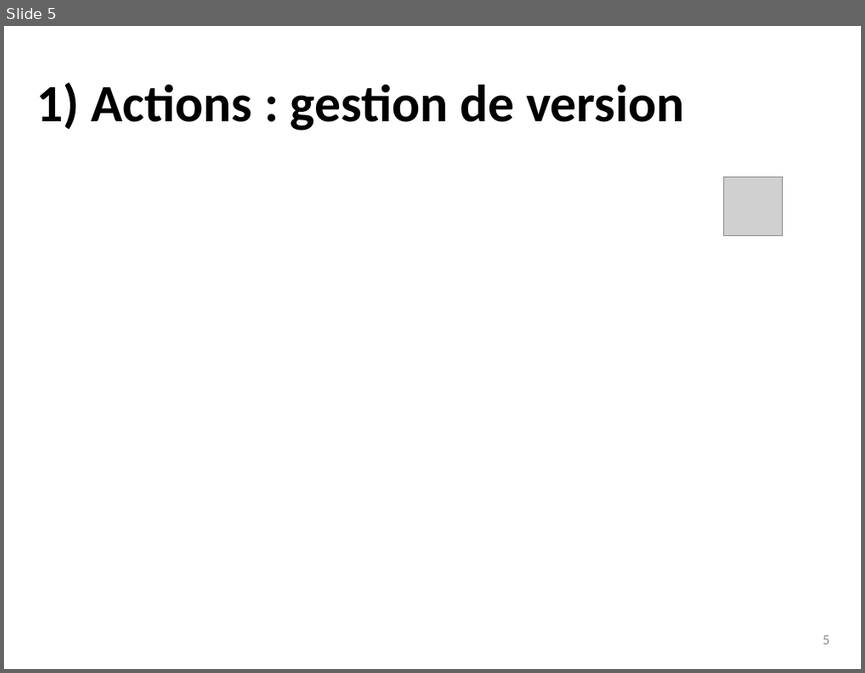
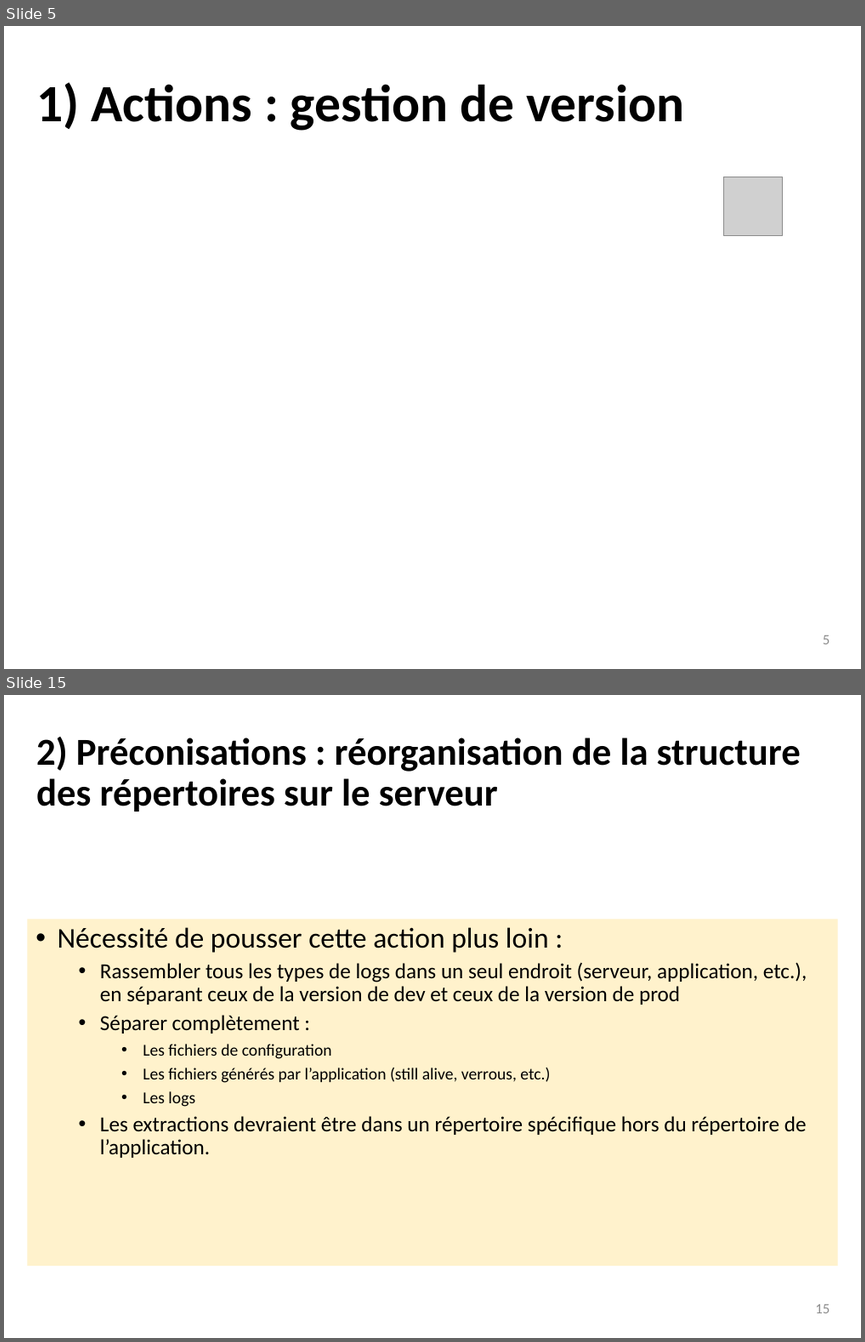
Before and after one commit to dosi-slides/2015_10_geomedia, a slide deck: slides.pptx. Shown one above the other, each under a label of ours: slide 5 before the commit, slides 5 and 15 after it; the slides between them are not shown. The pictures are 865x673 and 865x1342 pixels, drawn with LibreOffice and Linux fonts; fonts in the diff are those of the drawing; grey boxes stand for pictures. Boxes give left, top, right and bottom in pixels: in the first picture for what was removed or moved away, otherwise in the second. Text is boxed around its words. In the diff, an @@ line names an element or a change of style, - is before the commit and + after.

```diff
--- a/slides.pptx
+++ b/slides.pptx
@@ slide 15 added at (x1=4, y1=695, x2=861, y2=1338), background #FFFFFF @@
@@ title added at (x1=36, y1=737, x2=800, y2=811), 32 pt, text #000000, bold @@
+2) Préconisations : réorganisation de la structure des répertoires sur le serveur
@@ rectangle added at (x1=27, y1=919, x2=838, y2=1265), fill #FFF2CC, 18 pt, text #000000 @@
+• Nécessité de pousser cette action plus loin :
+  • Rassembler tous les types de logs dans un seul endroit (serveur, application, etc.), en séparant ceux de la version de dev et ceux de la version de prod
+  • Séparer complètement :
+    • Les fichiers de configuration
+    • Les fichiers générés par l’application (still alive, verrous, etc.)
+    • Les logs
+  • Les extractions devraient être dans un répertoire spécifique hors du répertoire de l’application.
@@ page number added at (x1=815, y1=1304, x2=829, y2=1313), 12 pt, text #8C8C8C @@
+15
```
Also in this commit, not shown: 4 slides changed, 6 other slides added.
